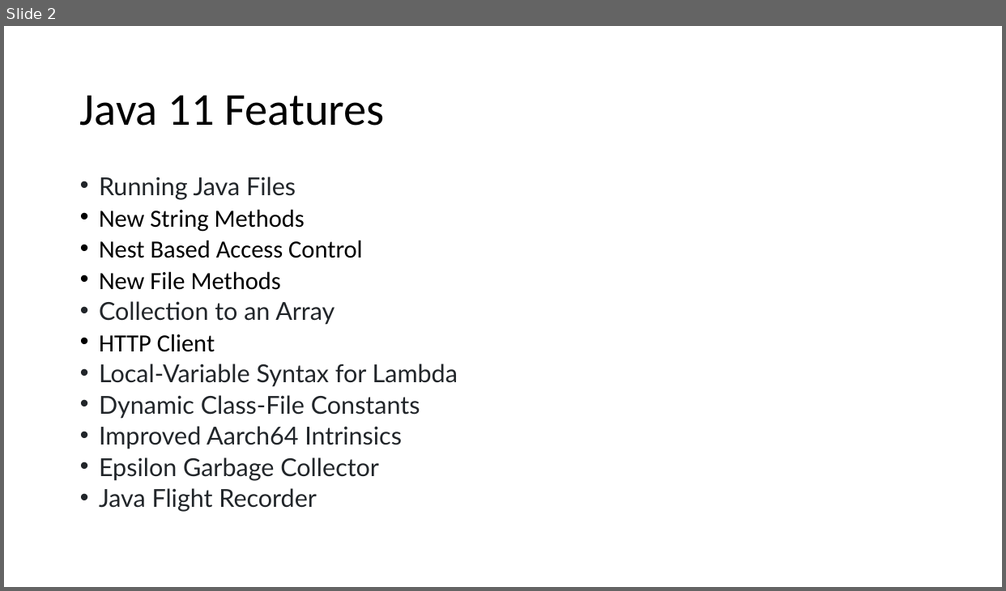
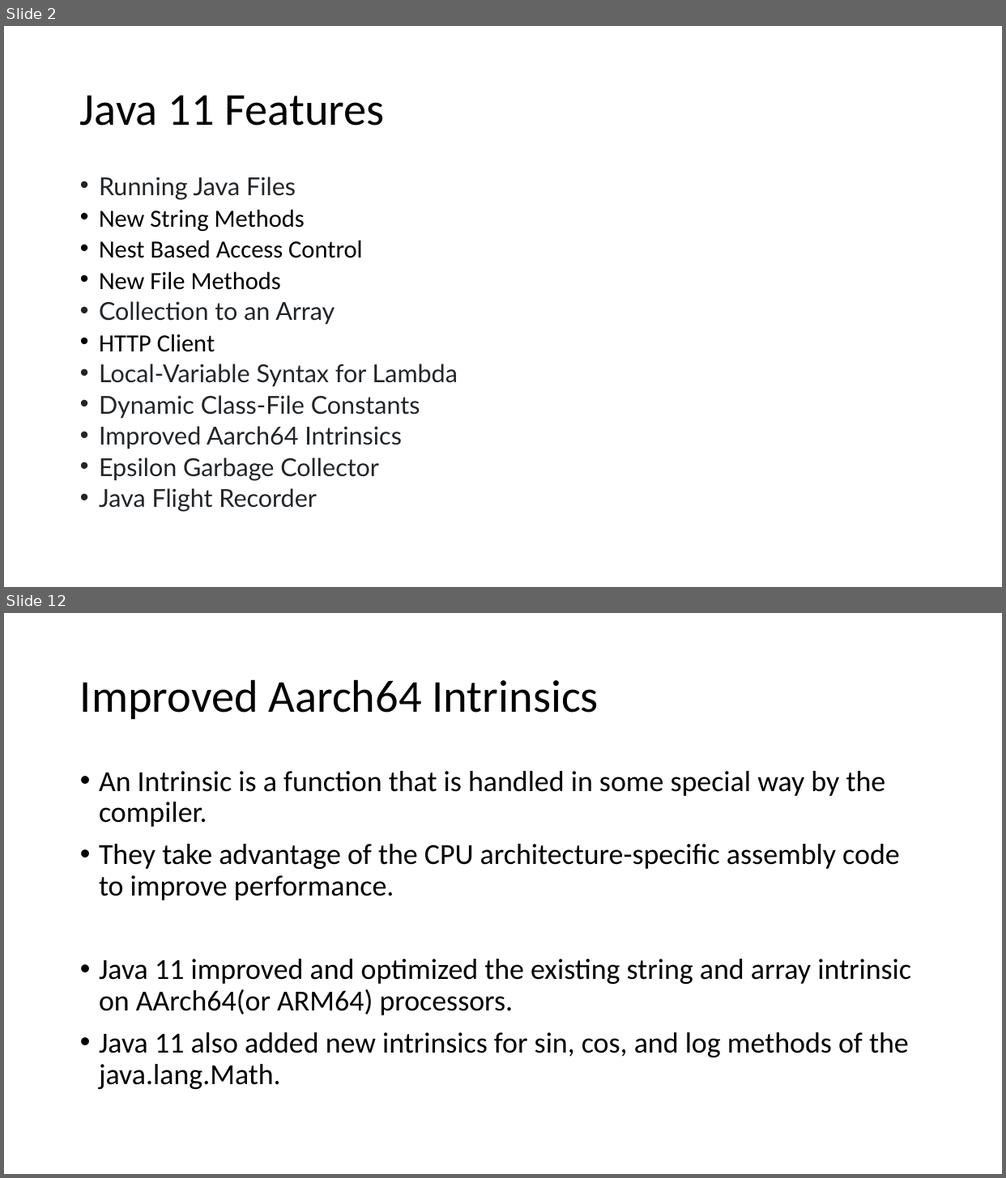
Before and after one commit to techelly/gladvancejavatraining, a slide deck: content/Java 11 Features.pptx. Shown one above the other, each under a label of ours: slide 2 before the commit, slides 2 and 12 after it; the slides between them are not shown. The pictures are 1006x591 and 1006x1178 pixels, drawn with LibreOffice and Linux fonts; fonts in the diff are those of the drawing. Boxes give left, top, right and bottom in pixels: in the first picture for what was removed or moved away, otherwise in the second. Text is boxed around its words. In the diff, an @@ line names an element or a change of style, - is before the commit and + after.

```diff
--- a/content/Java 11 Features.pptx
+++ b/content/Java 11 Features.pptx
@@ slide 12 added at <box>4,613,1002,1174</box>, background #FFFFFF @@
@@ title added at <box>80,679,599,719</box>, 44 pt, text #000000 @@
+Improved Aarch64 Intrinsics
@@ text added at <box>99,771,911,1089</box>, 28 pt, text #000000 @@
+• An Intrinsic is a function that is handled in some special way by the compiler.
+• They take advantage of the CPU architecture-specific assembly code to improve performance.
+• Java 11 improved and optimized the existing string and array intrinsic on AArch64(or ARM64) processors.
+• Java 11 also added new intrinsics for sin, cos, and log methods of the java.lang.Math.
```
Also in this commit, not shown: 1 slide changed, 12 other slides added, 36 other files.
